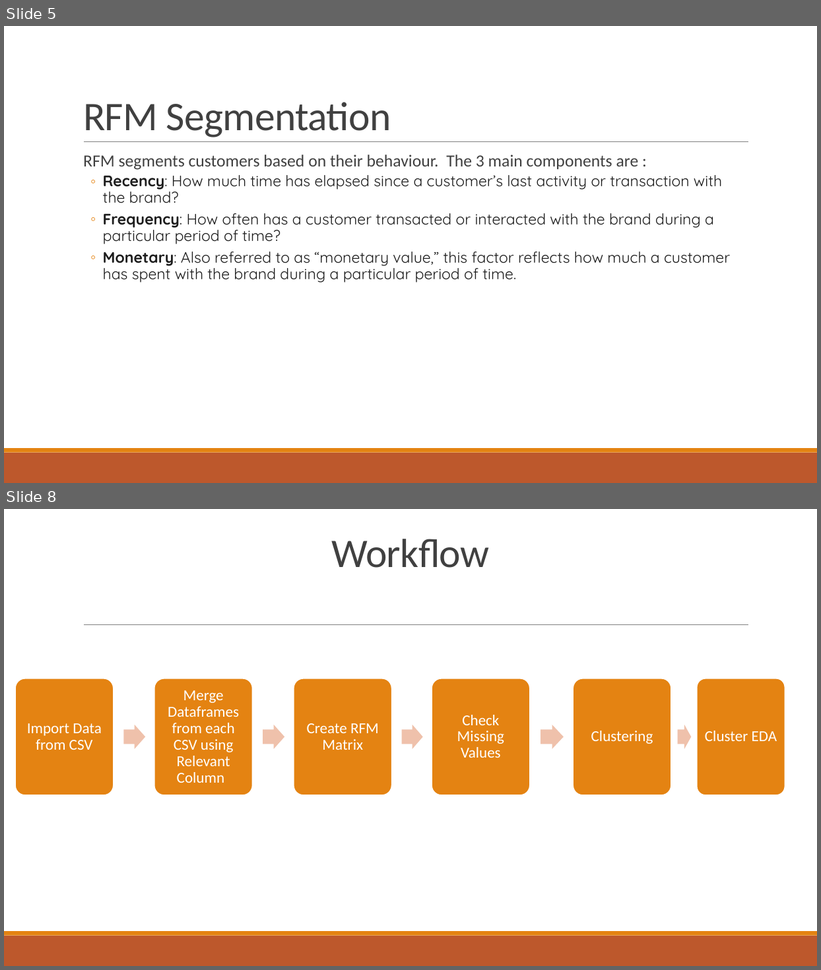
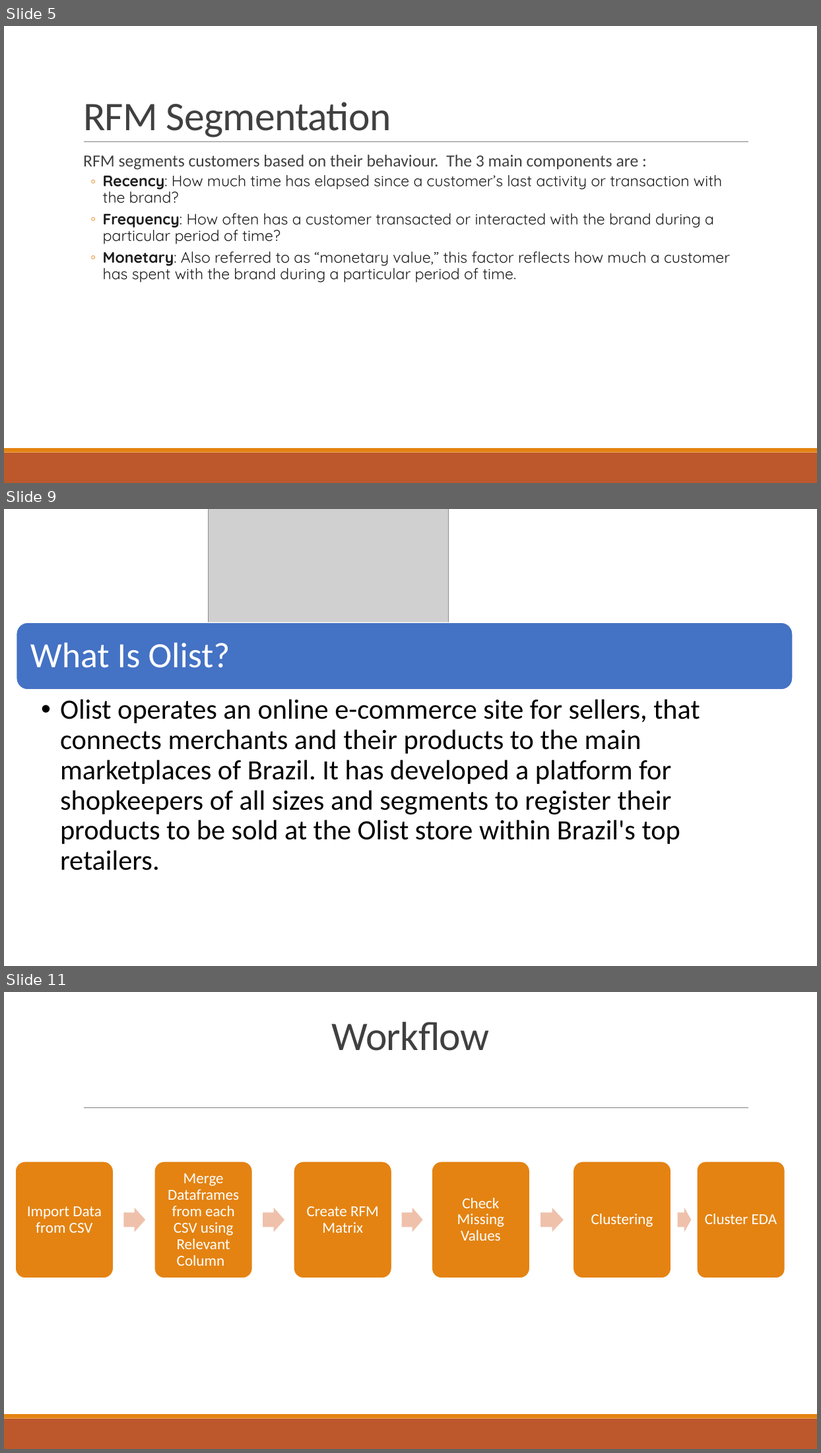
Before and after one commit to nicholasnehemia95/Olist-Ecommerce-Customer-Segmentation, a slide deck: Customer Segmentation of Olist Ecommerce Customers in Sao.pptx. Shown one above the other, each under a label of ours: slides 5 and 8 before the commit, slides 5, 9 and 11 after it; the slides between them are not shown. The pictures are 821x970 and 821x1453 pixels, drawn with LibreOffice and Linux fonts; fonts in the diff are those of the drawing; grey boxes stand for pictures. Boxes give left, top, right and bottom in pixels: in the first picture for what was removed or moved away, otherwise in the second. Text is boxed around its words. In the diff, an @@ line names an element or a change of style, - is before the commit and + after.

```diff
--- a/Customer Segmentation of Olist Ecommerce Customers in Sao.pptx
+++ b/Customer Segmentation of Olist Ecommerce Customers in Sao.pptx
@@ slide 9 added at (x1=4, y1=509, x2=817, y2=966), background #FFFFFF @@
@@ picture added at (x1=209, y1=509, x2=449, y2=677) @@
@@ rounded rectangle added at (x1=16, y1=623, x2=793, y2=690), fill #4472C4, outline #FFFFFF 1 pt @@
@@ text added at (x1=30, y1=642, x2=230, y2=668), 42 pt, text #FFFFFF @@
+What Is Olist?
@@ text added at (x1=60, y1=699, x2=700, y2=871), 33 pt, text #000000 @@
+  • Olist operates an online e-commerce site for sellers, that connects merchants and their products to the main marketplaces of Brazil. It has developed a platform for shopkeepers of all sizes and segments to register their products to be sold at the Olist store within Brazil's top retailers.
@@ what was slide 8 is now slide 11 @@
```
Also in this commit, not shown: 7 slides changed, 4 other slides added, 3 other files.
